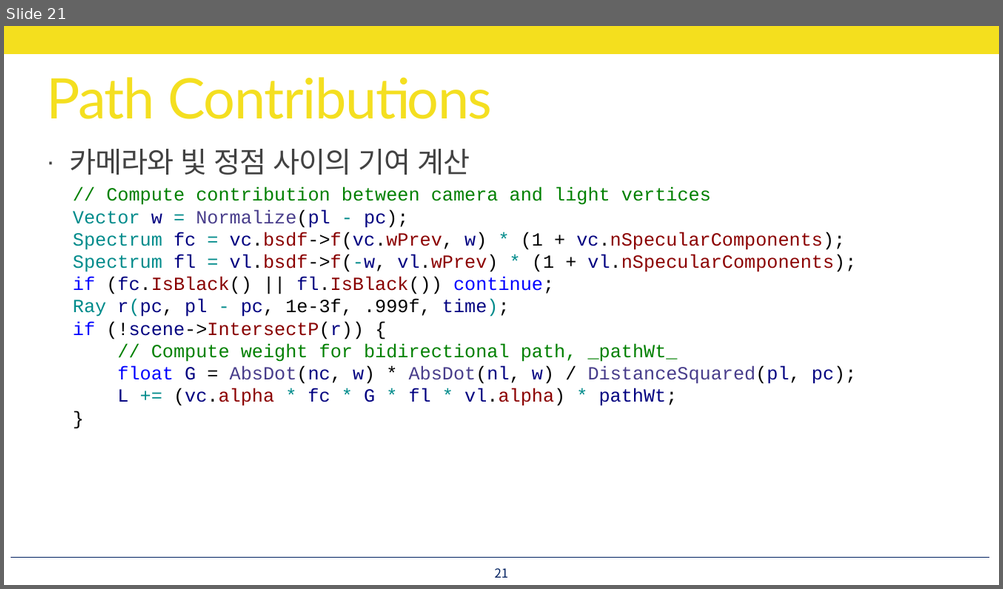
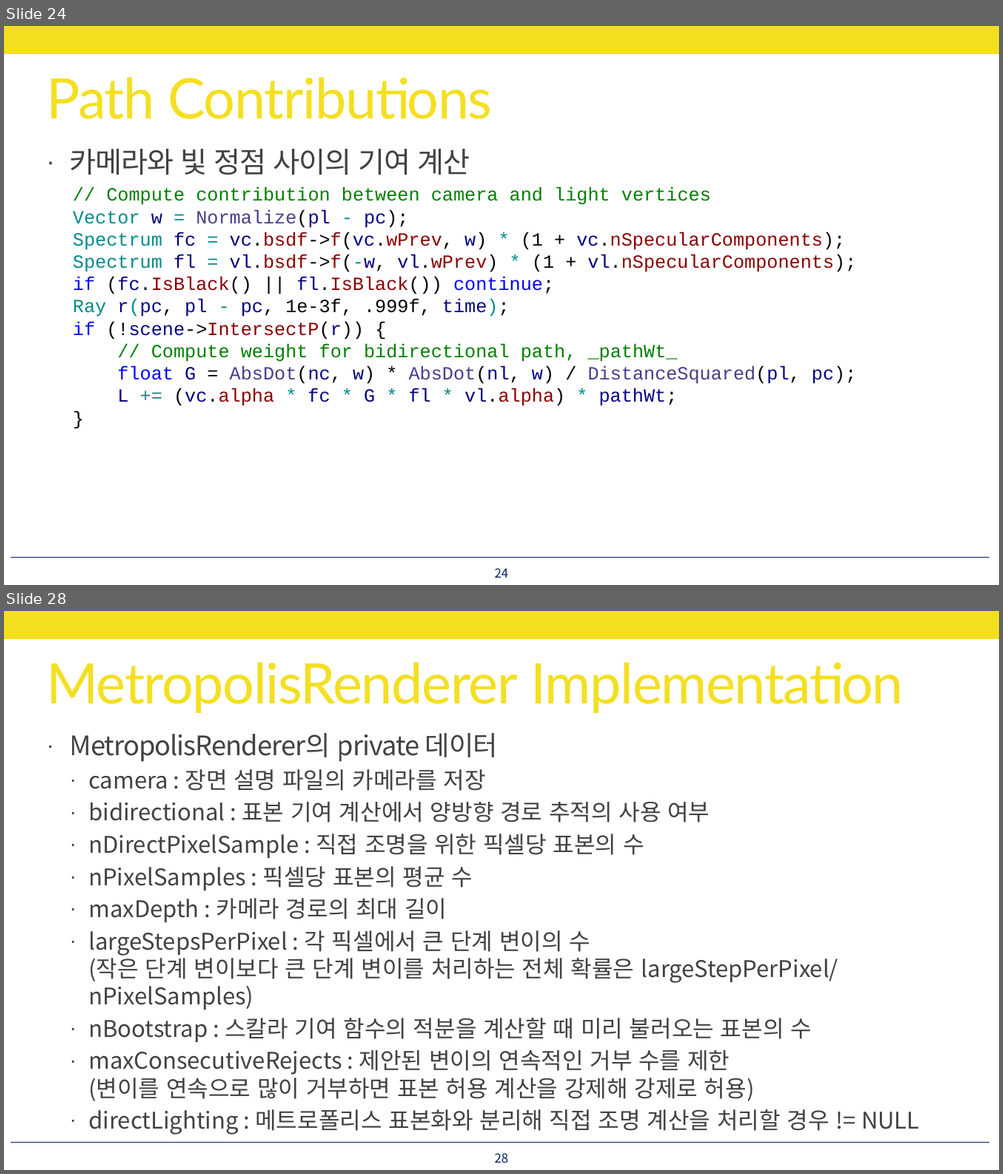
Before and after one commit to utilForever/PBRStudy, a slide deck: Physically Based Rendering - Chapter 15, Part 8.pptx. Shown one above the other, each under a label of ours: slide 21 before the commit, slides 24 and 28 after it; the slides between them are not shown. The pictures are 1003x589 and 1003x1174 pixels, drawn with LibreOffice and Linux fonts; fonts in the diff are those of the drawing. Boxes give left, top, right and bottom in pixels: in the first picture for what was removed or moved away, otherwise in the second. Text is boxed around its words. In the diff, an @@ line names an element or a change of style, - is before the commit and + after.

```diff
--- a/Physically Based Rendering - Chapter 15, Part 8.pptx
+++ b/Physically Based Rendering - Chapter 15, Part 8.pptx
@@ slide 28 added at (4,611,999,1170), background #FFFFFF; not listed: 2 template elements that a slide beside it also shows @@
@@ title added at (46,662,903,713), 54 pt, text #F4DF1E @@
+MetropolisRenderer Implementation
@@ text added at (70,733,919,1135), 22.2 pt, text #404040 @@
+· MetropolisRenderer의 private 데이터
+  · camera : 장면 설명 파일의 카메라를 저장
+  · bidirectional : 표본 기여 계산에서 양방향 경로 추적의 사용 여부
+  · nDirectPixelSample : 직접 조명을 위한 픽셀당 표본의 수
+  · nPixelSamples : 픽셀당 표본의 평균 수
+  · maxDepth : 카메라 경로의 최대 길이
+  · largeStepsPerPixel : 각 픽셀에서 큰 단계 변이의 수
+    (작은 단계 변이보다 큰 단계 변이를 처리하는 전체 확률은 largeStepPerPixel/nPixelSamples)
+  · nBootstrap : 스칼라 기여 함수의 적분을 계산할 때 미리 불러오는 표본의 수
+  · maxConsecutiveRejects : 제안된 변이의 연속적인 거부 수를 제한
+    (변이를 연속으로 많이 거부하면 표본 허용 계산을 강제해 강제로 허용)
+  · directLighting : 메트로폴리스 표본화와 분리해 직접 조명 계산을 처리할 경우 != NULL
@@ page number added at (495,1153,509,1164), 12 pt, text #002060 @@
+28
@@ what was slide 21 is now slide 24 @@
@@ page number at (495,568,509,578): text changed @@
-21
+24
```
Also in this commit, not shown: 2 slides changed, 24 other slides added.
